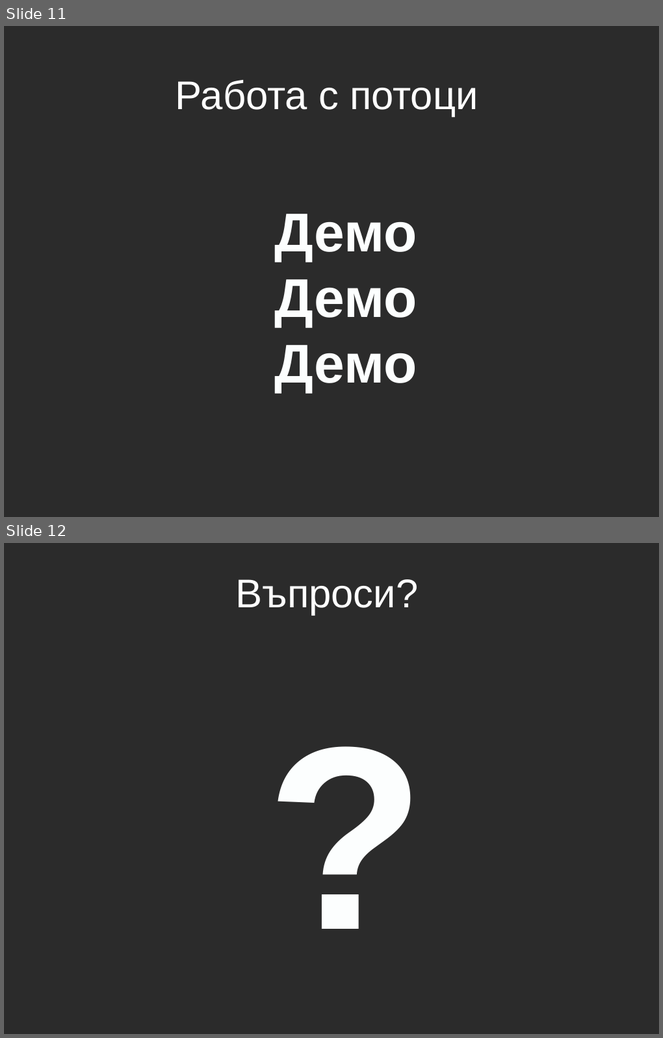
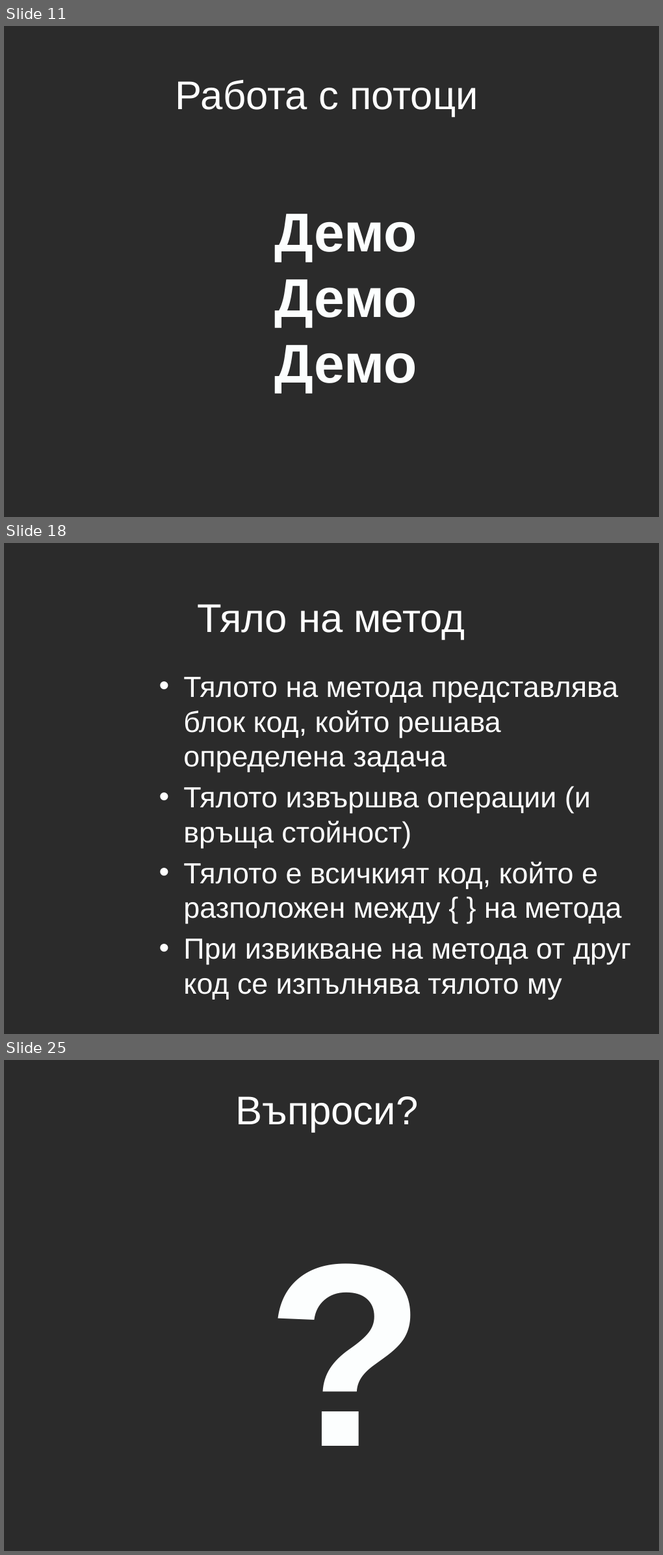
Before and after one commit to aslv/1300ruc, a slide deck: Lecture5/Lecture5.pptx. Shown one above the other, each under a label of ours: slides 11 and 12 before the commit, slides 11, 18 and 25 after it; the slides between them are not shown. The pictures are 663x1038 and 663x1555 pixels, drawn with LibreOffice and Linux fonts; fonts in the diff are those of the drawing; background and template pictures are left out; a plain dark background stands for a picture behind light text. Boxes give left, top, right and bottom in pixels: in the first picture for what was removed or moved away, otherwise in the second. Text is boxed around its words. In the diff, an @@ line names an element or a change of style, - is before the commit and + after.

```diff
--- a/Lecture5/Lecture5.pptx
+++ b/Lecture5/Lecture5.pptx
@@ slide 18 added at <box>4,543,659,1034</box>, background picture (left out) @@
@@ title added at <box>198,604,466,640</box>, 44 pt, text #FFFFFF @@
+Тяло на метод
@@ text added at <box>183,677,631,1000</box>, 32 pt, text #FFFFFF @@
+• Тялото на метода представлява блок код, който решава определена задача
+• Тялото извършва операции (и връща стойност)
+• Тялото е всичкият код, който е разположен между { } на метода
+• При извикване на метода от друг код се изпълнява тялото му
@@ what was slide 12 is now slide 25 @@
```
Also in this commit, not shown: 12 other slides added.
